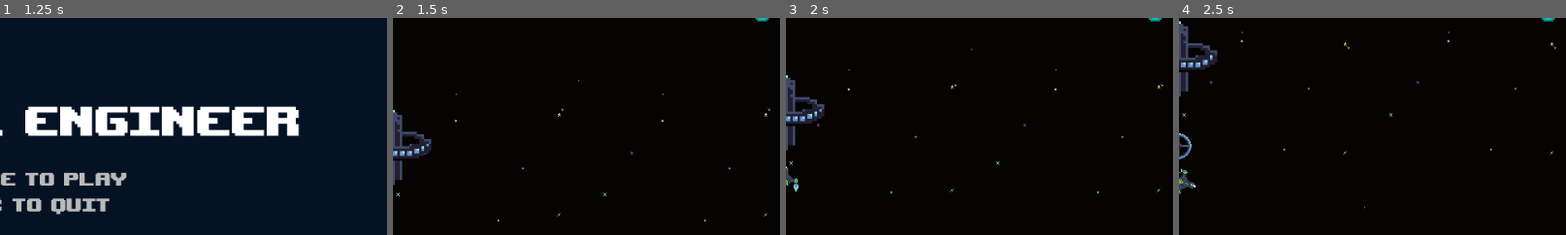
Above: before the commit, frames 1-4 (left to right).
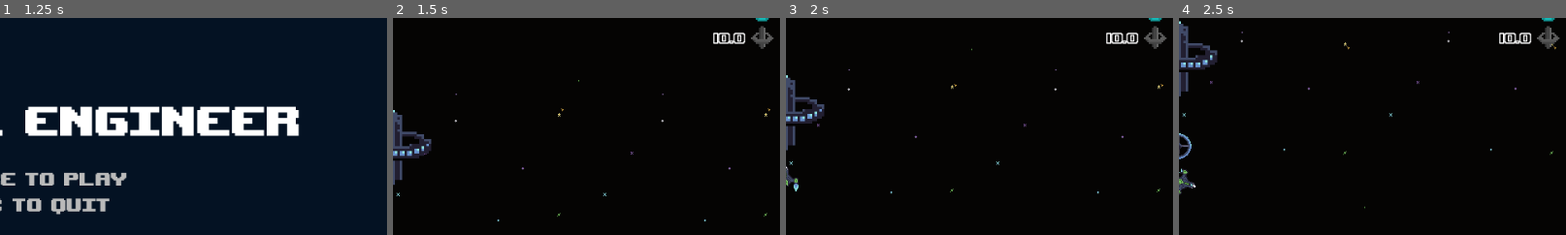
Above: after the commit, the same moments.

Repository: JoshPattman/microjam-034
Game: Godot game, scene res://scenes/menu.tscn
Two runs of this game, one before a commit and one after it. Both use one fixed random seed, a clock stepped at 60 frames per second and the inputs below. Sound files missing from this copy of the repository are replaced by a short silence.
Inputs:
- Up to frame 1 (1.25 s): tap Enter at 0.5 s; hold D (player_right) from 0.53 s (still down); tap Shift (player_jump) at 0.6, 0.77, 1.07 s
- Up to frame 2 (1.5 s): tap Space (game_restart) at 1.25 s; release D (player_right) at 1.28 s; hold S (player_back) from 1.28 s (still down); tap Ctrl (player_break) at 1.35 s
- Up to frame 3 (2 s): keep holding S (player_back); tap Shift (player_jump) at 1.52, 1.55, 1.82 s
- Up to frame 4 (2.5 s): release S (player_back) at 2.03 s; hold D (player_right) from 2.03 s (still down); tap 2 (player_place_bouncer) at 2.1 s; tap Shift (player_jump) at 2.3 s
The pictures show only the part of the screen within x 50-100%, y 20-69%; the shares and areas given below are measured in that part.

Frame 1 is identical in both runs. In frame 2, 0.7% of the frame differs, in the area x 82-99%, y 3-15%; in frame 3, 0.7%; in frame 4, 0.7%.

Commit message:
station health

Diff:
--- a/godot/game_objects/player.tscn
+++ b/godot/game_objects/player.tscn
@@ -68,6 +68,15 @@
 texture = ExtResource("4_7o085")
 texture_mode = 1
 
+[node name="Path" type="Line2D" parent="."]
+z_index = -2
+texture_filter = 1
+texture_repeat = 2
+position = Vector2(9, -14)
+width = 6.0
+texture = ExtResource("4_7o085")
+texture_mode = 1
+
 [node name="Sprite2D" type="Sprite2D" parent="."]
 texture_filter = 1
 position = Vector2(0, -7)
--- a/godot/scenes/game.tscn
+++ b/godot/scenes/game.tscn
@@ -23,6 +23,7 @@
 [ext_resource type="Texture2D" uid="uid://j2xjquf5x2u" path="res://sprites/resources_icon.png" id="19_e1j6l"]
 [ext_resource type="Texture2D" uid="uid://bdst5yk1cqalx" path="res://sprites/boost_icon.png" id="20_e1j6l"]
 [ext_resource type="Texture2D" uid="uid://clumteybfdmj4" path="res://sprites/sheild_icon.png" id="21_pl11u"]
+[ext_resource type="Texture2D" uid="uid://duk3xvoddbvns" path="res://sprites/ship_icon.png" id="22_pl11u"]
 [ext_resource type="AudioStream" uid="uid://cdd5qo4kffbcy" path="res://music/Speedier Than Photons.mp3" id="24_e1j6l"]
 
 [sub_resource type="Resource" id="Resource_vtaks"]
@@ -251,6 +252,22 @@
 layout_mode = 2
 texture = ExtResource("21_pl11u")
 
+[node name="Base" type="HBoxContainer" parent="PlayerCamera/UI/Stats"]
+layout_mode = 2
+alignment = 2
+
+[node name="Label" type="Label" parent="PlayerCamera/UI/Stats/Base"]
+layout_mode = 2
+theme_override_font_sizes/font_size = 24
+text = "0.0"
+label_settings = SubResource("LabelSettings_ssvqc")
+
+[node name="TextureRect" type="TextureRect" parent="PlayerCamera/UI/Stats/Base"]
+texture_filter = 1
+custom_minimum_size = Vector2(32, 32)
+layout_mode = 2
+texture = ExtResource("22_pl11u")
+
 [node name="Score" type="Label" parent="PlayerCamera/UI"]
 layout_mode = 2
 anchor_left = 1.0
--- a/godot/scripts/game.gd
+++ b/godot/scripts/game.gd
@@ -49,6 +49,9 @@
 
 func update_ui_health(health: float):
 	$PlayerCamera/UI/Stats/Sheilds/Label.text = str(health-1)
+
+func update_ui_base_health(health: float):
+	$PlayerCamera/UI/Stats/Base/Label.text = str(health)
 
 func _ready() -> void:
 	$Station.ship_spawned.connect(
--- a/godot/scripts/player.gd
+++ b/godot/scripts/player.gd
@@ -74,7 +74,9 @@
 	if Input.is_action_pressed("player_break", true):
 		breaker = 1
 	if Input.is_action_just_pressed("player_jump", true) && game_controller.player_boosts > 0:
+		var initial_pos = global_position
 		global_position += current_forward() * 175
+		var new_pos = global_position
 		game_controller.player_boosts -= 1
 
 	if Input.is_action_just_pressed("player_collect"):
--- a/godot/scripts/station.gd
+++ b/godot/scripts/station.gd
@@ -6,6 +6,8 @@
 @export var ship_scene: PackedScene
 
 var current_ship: Node2D
+
+var first: bool = true
 
 func _ready() -> void:
 	add_to_group("enemy_targets")
@@ -18,6 +20,9 @@
 	$TurretShooter/Sprite2D.queue_free()
 
 func _process(delta: float) -> void:
+	if first:
+		_on_health_changed(Life.get_life_script(self).current_life)
+		first = false
 	if current_ship == null:
 		current_ship = ship_scene.instantiate()
 		ship_spawned.emit(current_ship)
@@ -34,6 +39,8 @@
 func _on_health_changed(to: float) -> void:
 	$HitPlayer.play()
 	print("Station health is ", to)
+	var game_controller: Game = get_tree().get_first_node_in_group("game_controller")
+	game_controller.update_ui_base_health(to)
 
 func _on_die() -> void:
 	on_station_exploded.emit()
Not shown: 1 places in godot/scenes/game.tscn that only renumber resources
Binary file added: godot/sprites/ship_icon.png
Not shown, added: godot/sprites/ship_icon.png.import
